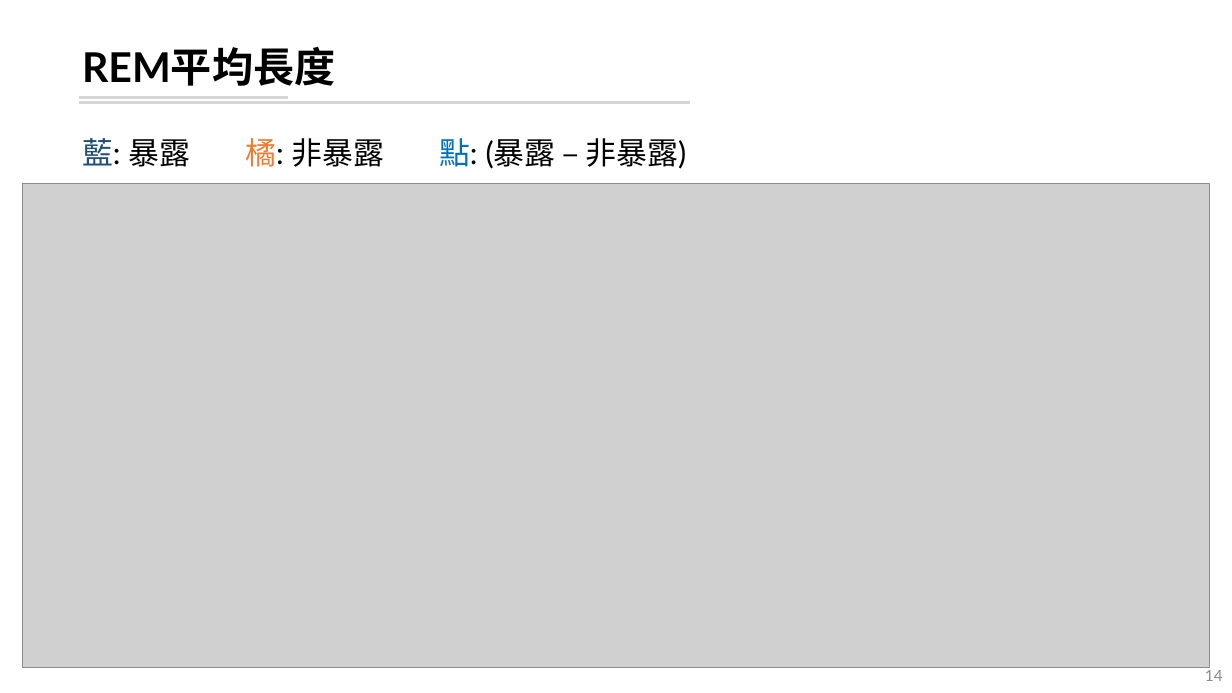
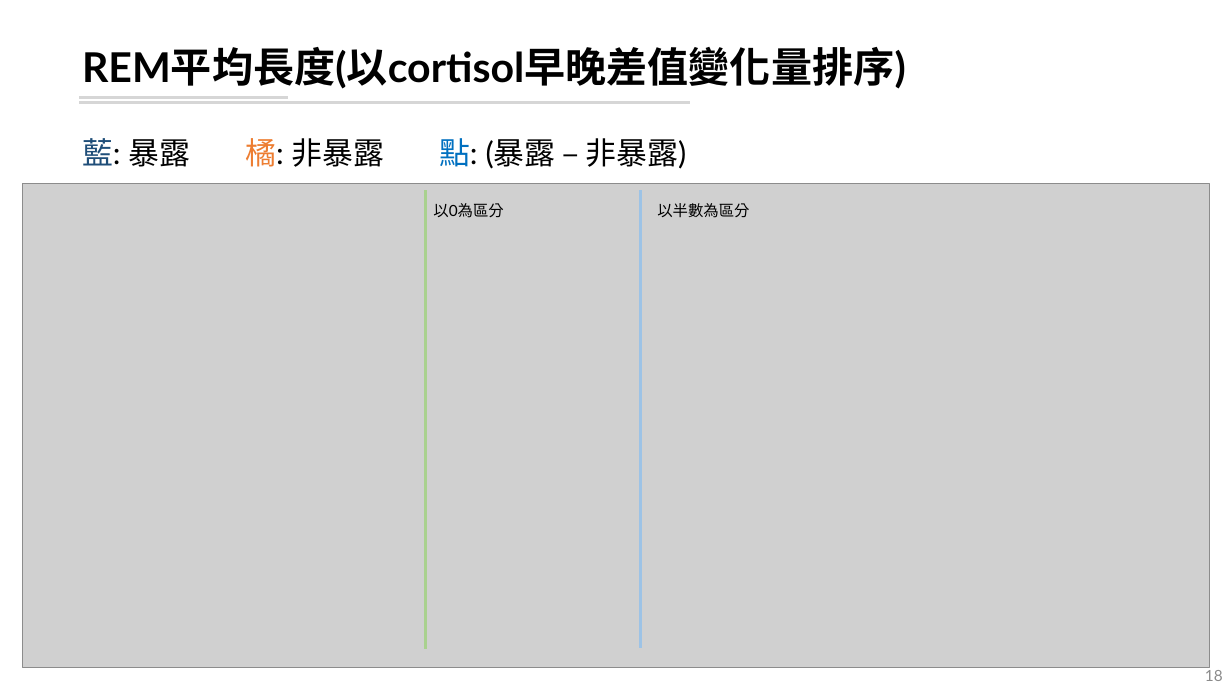
Before and after one commit to leooel97895750/REM_DataMining, a slide deck: slide 18 of 20210804_REM分析.pptx (slide 14 before the commit). Drawn at 1232x693 pixels with LibreOffice and Linux fonts; fonts in the diff are those of the drawing; grey boxes stand for pictures. Boxes give left, top, right and bottom in pixels: in the first picture for what was removed or moved away, otherwise in the second. Text is boxed around its words. In the diff, an @@ line names an element or a change of style, - is before the commit and + after.

```diff
--- a/20210804_REM分析.pptx
+++ b/20210804_REM分析.pptx
@@ title at (82, 47, 906, 89): text changed @@
-REM平均長度
+REM平均長度(以cortisol早晚差值變化量排序)
@@ line added from (425, 649) to (425, 190), #A9D18E 2.25 pt @@
@@ text added at (433, 203, 503, 218), 12 pt, text #000000 @@
+以0為區分
@@ line added from (641, 648) to (641, 190), #9DC3E6 2.25 pt @@
@@ text added at (657, 203, 749, 218), 12 pt, text #000000 @@
+以半數為區分
@@ page number at (1205, 667, 1223, 681): text changed @@
-14
+18
```
Also in this commit, not shown: 5 other slides changed, 10 slides added, 3 slides removed, 5 other files.
